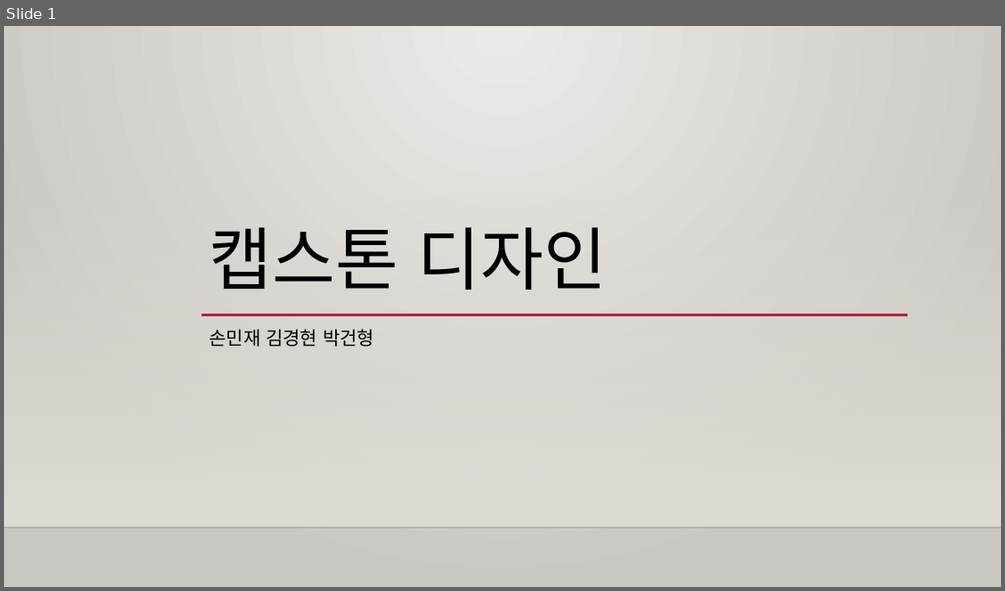
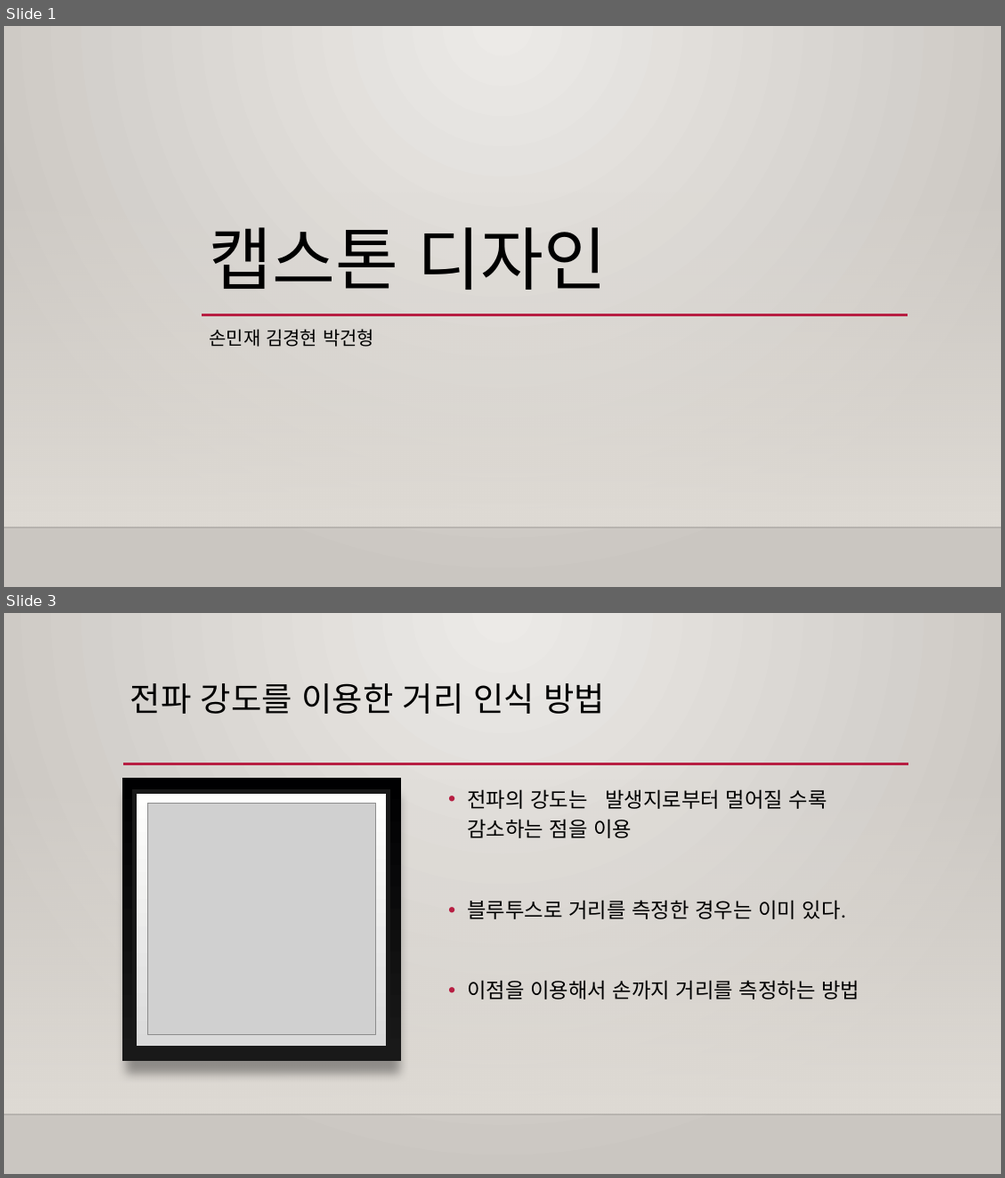
Before and after one commit to Capstone-Design/Documents, a slide deck: 캡스톤디자인발표.pptx. Shown one above the other, each under a label of ours: slide 1 before the commit, slides 1 and 3 after it; the slides between them are not shown. The pictures are 1005x591 and 1005x1178 pixels, drawn with LibreOffice and Linux fonts; fonts in the diff are those of the drawing; grey boxes stand for pictures; background and template pictures are left out. Boxes give left, top, right and bottom in pixels: in the first picture for what was removed or moved away, otherwise in the second. Text is boxed around its words. In the diff, an @@ line names an element or a change of style, - is before the commit and + after.

```diff
--- a/캡스톤디자인발표.pptx
+++ b/캡스톤디자인발표.pptx
@@ slide 3 added at [4, 613, 1001, 1174], background gradient #ECEAE7 to #CAC7C1; not listed: 2 template elements that a slide beside it also shows @@
@@ title added at [130, 683, 605, 714], 32 pt, text #000000 @@
+전파 강도를 이용한 거리 인식 방법
@@ line added from (123, 764) to (909, 764), #B71E42 2.5 pt @@
@@ rectangle added at [122, 778, 401, 1060], fill gradient #000001 to #191919 @@
@@ rectangle added at [134, 792, 388, 1047], fill gradient #DADADA to #FFFFFE, outline #191919 4 pt @@
@@ text added at [467, 789, 859, 999], 20 pt, text #000000 @@
+• 전파의 강도는 발생지로부터 멀어질 수록 감소하는 점을 이용
+• 블루투스로 거리를 측정한 경우는 이미 있다.
+• 이점을 이용해서 손까지 거리를 측정하는 방법
@@ picture added at [148, 803, 376, 1035] @@
```
Also in this commit, not shown: 1 slide changed, 5 other slides added, 1 slide removed.
